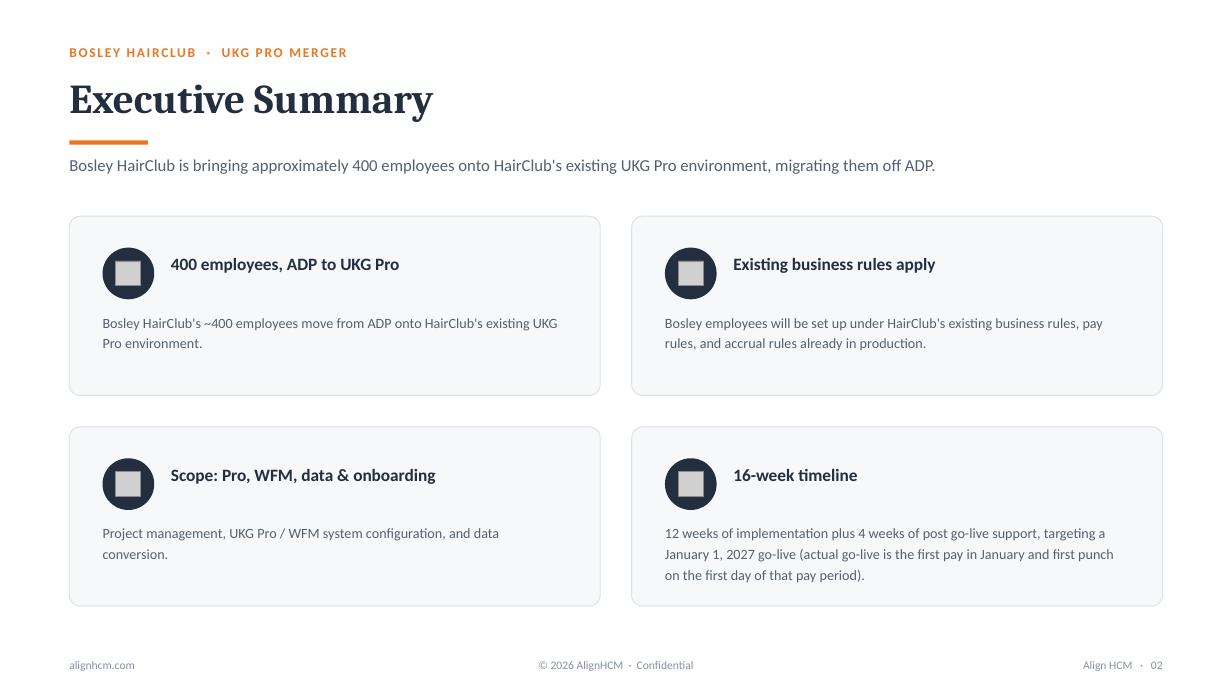
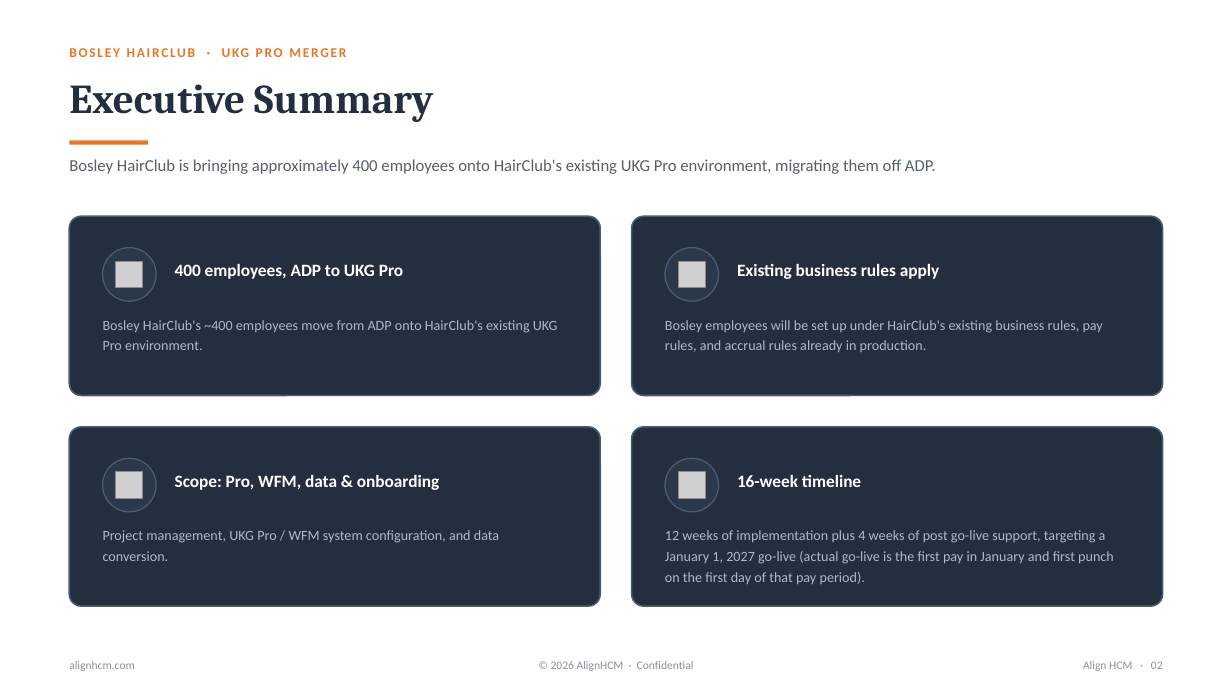
Before and after one commit to dillonmohr8777/client-operations-canonical, a slide deck: slide 2 of clients/align-hcm/deliverables/2026-08-12-bosley-hairclub-ukg-pro-merger-proposal/Align_HCM_Bosley_HairClub_UKG_Pro_Merger.pptx. Drawn at 1232x693 pixels with LibreOffice and Linux fonts; fonts in the diff are those of the drawing; grey boxes stand for pictures. Boxes give left, top, right and bottom in pixels: in the first picture for what was removed or moved away, otherwise in the second. Text is boxed around its words. In the diff, an @@ line names an element or a change of style, - is before the commit and + after.

```diff
--- a/clients/align-hcm/deliverables/2026-08-12-bosley-hairclub-ukg-pro-merger-proposal/Align_HCM_Bosley_HairClub_UKG_Pro_Merger.pptx
+++ b/clients/align-hcm/deliverables/2026-08-12-bosley-hairclub-ukg-pro-merger-proposal/Align_HCM_Bosley_HairClub_UKG_Pro_Merger.pptx
@@ fill #F6F8FA to #232E3E; outline #DCE2E9 0.75 pt to #4A5C75 1.25 pt; proportions changed in 4 elements at [69, 216, 601, 396], [632, 216, 1164, 396], [69, 427, 601, 606], [632, 427, 1164, 606] @@
@@ fill #232E3E to #2B3849; outline none to #4A5C75 1 pt in 4 elements at [103, 248, 156, 301], [665, 248, 719, 301], [103, 458, 156, 512], [665, 458, 719, 512] @@
@@ text colour #232E3E to #FFFFFF in 4 elements at [175, 264, 403, 279], [737, 264, 939, 279], [175, 475, 439, 490], [737, 475, 861, 487] @@
@@ text colour #55606E to #AEB9C8 in 4 elements at [103, 320, 558, 350], [665, 320, 1103, 352], [103, 530, 499, 561], [665, 530, 1114, 584] @@
```
Also in this commit, not shown: 5 other slides changed, 25 other files.
